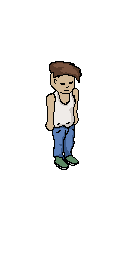
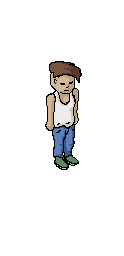
Comparing the layer stacks of the two 124x256 images. Changes:
painted on "Calque 18" over 50, 62, 78, 98
painted on "Calque 13" over 69, 129, 73, 153
added layer "Shade" in group "Groupe 2" over 47, 74, 78, 131
